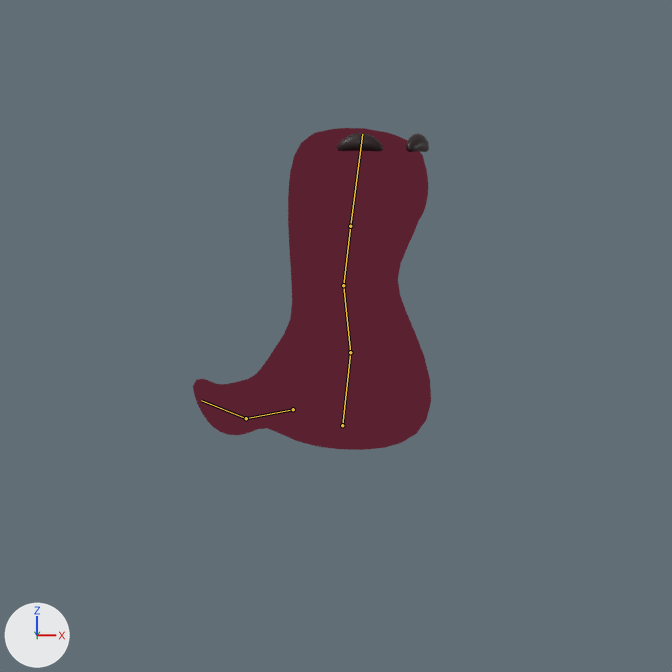
One commit to the Blender file art/worm/worm.blend: the scene before it, then after it.
Rendered twice from the file's camera 'SpriteCamera'. The lights are fixed; the arrows at lower left show +X, +Y and +Z. The first picture is the older version. The bones that bend it are drawn over the model as lines.

Names of what the first picture shows: 'WormBody', 'WormBrows', 'WormEye.L', 'WormEye.R'.
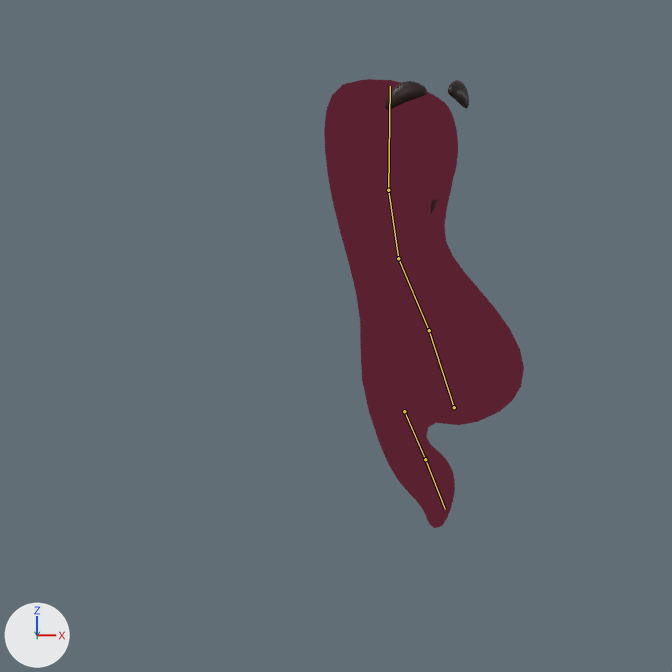
The newer file adds an action. The first version stands in its rest pose; the second is drawn at frame 1 of the action 'rope'.

What differs and where, as boxes (x1, y1, x2, y2) in the pictures (672 x 672 px):
```json
{"object": "WormBody", "change": "posed", "before": [193, 128, 431, 450], "after": [324, 79, 524, 528], "on screen": "16% narrower, 39% taller"}
{"object": "WormEye.L", "change": "posed", "before": [329, 151, 392, 223], "after": [365, 99, 424, 185], "on screen": "6% narrower, 19% taller"}
{"object": "WormEye.R", "change": "posed", "before": [391, 144, 428, 228], "after": [423, 98, 458, 191], "on screen": "11% taller"}
{"object": "WormBrows", "change": "posed", "before": [337, 133, 429, 152], "after": [385, 80, 469, 110], "on screen": "9% narrower, 55% taller"}
{"object": "WormMouth", "change": "posed", "after": [431, 199, 438, 213], "on screen": "not visible before"}
{"bone": "hips", "before": "(342, 425) to (350, 352)", "after": "(454, 407) to (429, 330)"}
{"bone": "spine", "before": "(350, 352) to (343, 285)", "after": "(429, 330) to (398, 258)"}
{"bone": "neck", "before": "(343, 285) to (350, 226)", "after": "(398, 258) to (388, 190)"}
{"bone": "head", "before": "(350, 226) to (362, 134)", "after": "(388, 190) to (390, 86)"}
{"bone": "tail.01", "before": "(293, 409) to (246, 418)", "after": "(404, 411) to (425, 459)"}
{"bone": "tail.02", "before": "(246, 418) to (201, 400)", "after": "(425, 459) to (445, 509)"}
```

The change, as JSON lines over the scene's bpy script:
```json
{"block": "bone_root", "where": "bone_root = bpy.data.objects['WormRig'].pose.bones['root']"}
{"op": "set", "path": "bone_root.location", "old": "(0.0, 0.0, 0.0)", "new": "(1.081, 0.153, 0.0)"}
{"op": "set", "path": "bone_root.rotation_euler", "old": "(0.0, 0.0, 0.0)", "new": "(0.0, 0.0, 0.419)", "note": "degrees (0, 0, 0) -> degrees (0, 0, 24)"}
{"block": "bone_hips", "where": "bone_hips = bpy.data.objects['WormRig'].pose.bones['hips']  # child of 'root'"}
{"op": "set", "path": "bone_hips.scale", "old": "(1.0, 1.0, 1.0)", "new": "(0.95, 1.1, 0.95)"}
{"block": "bone_spine", "where": "bone_spine = bpy.data.objects['WormRig'].pose.bones['spine']  # child of 'hips'"}
{"op": "set", "path": "bone_spine.rotation_euler", "old": "(0.0, 0.0, 0.0)", "new": "(0.0, 0.0, -0.105)", "note": "degrees (0, 0, 0) -> degrees (0, 0, -6)"}
{"op": "set", "path": "bone_spine.scale", "old": "(1.0, 1.0, 1.0)", "new": "(0.97, 1.06, 0.97)"}
{"block": "bone_neck", "where": "bone_neck = bpy.data.objects['WormRig'].pose.bones['neck']  # child of 'spine'"}
{"op": "set", "path": "bone_neck.rotation_euler", "old": "(0.0, 0.0, 0.0)", "new": "(0.0, 0.0, -0.105)", "note": "degrees (0, 0, 0) -> degrees (0, 0, -6)"}
{"block": "bone_head", "where": "bone_head = bpy.data.objects['WormRig'].pose.bones['head']  # child of 'neck'"}
{"op": "set", "path": "bone_head.rotation_euler", "old": "(0.0, 0.0, 0.0)", "new": "(0.0, 0.0, -0.175)", "note": "degrees (0, 0, 0) -> degrees (0, 0, -10)"}
{"block": "bone_tail_01", "where": "bone_tail_01 = bpy.data.objects['WormRig'].pose.bones['tail.01']  # child of 'hips'"}
{"op": "set", "path": "bone_tail_01.rotation_euler", "old": "(0.0, 0.0, 0.0)", "new": "(0.0, 0.0, 1.396)", "note": "degrees (0, 0, 0) -> degrees (0, 0, 80)"}
{"block": "bone_tail_02", "where": "bone_tail_02 = bpy.data.objects['WormRig'].pose.bones['tail.02']  # child of 'tail.01'"}
{"op": "set", "path": "bone_tail_02.rotation_euler", "old": "(0.0, 0.0, 0.0)", "new": "(0.0, 0.0, 0.524)", "note": "degrees (0, 0, 0) -> degrees (0, 0, 30)"}
```
